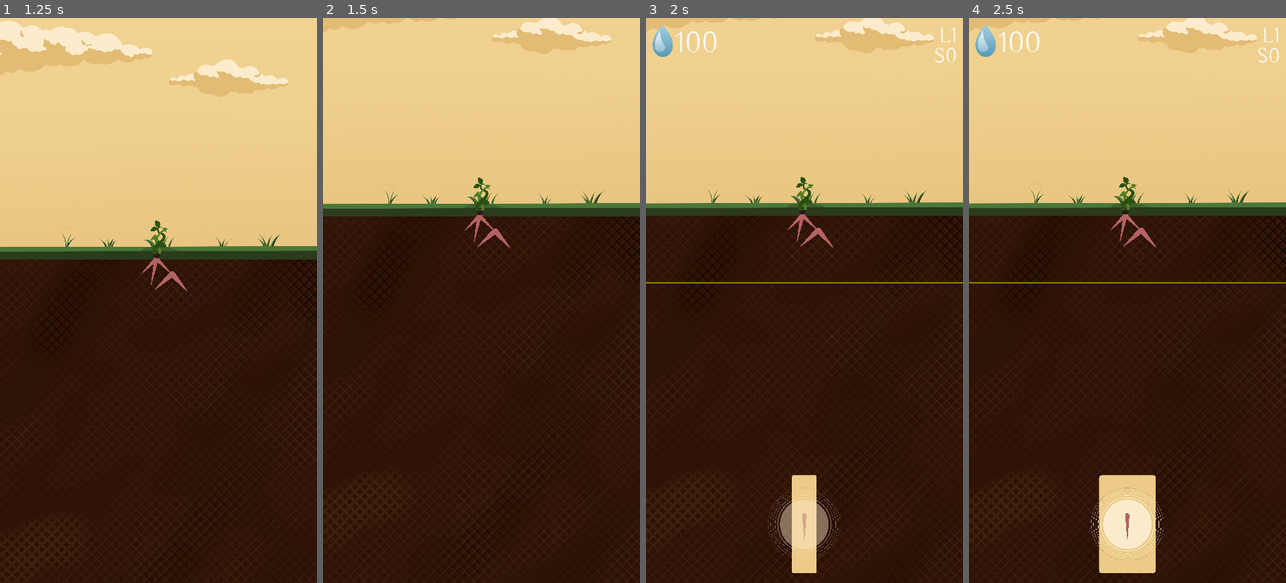
Above: before the commit, frames 1-4 (left to right).
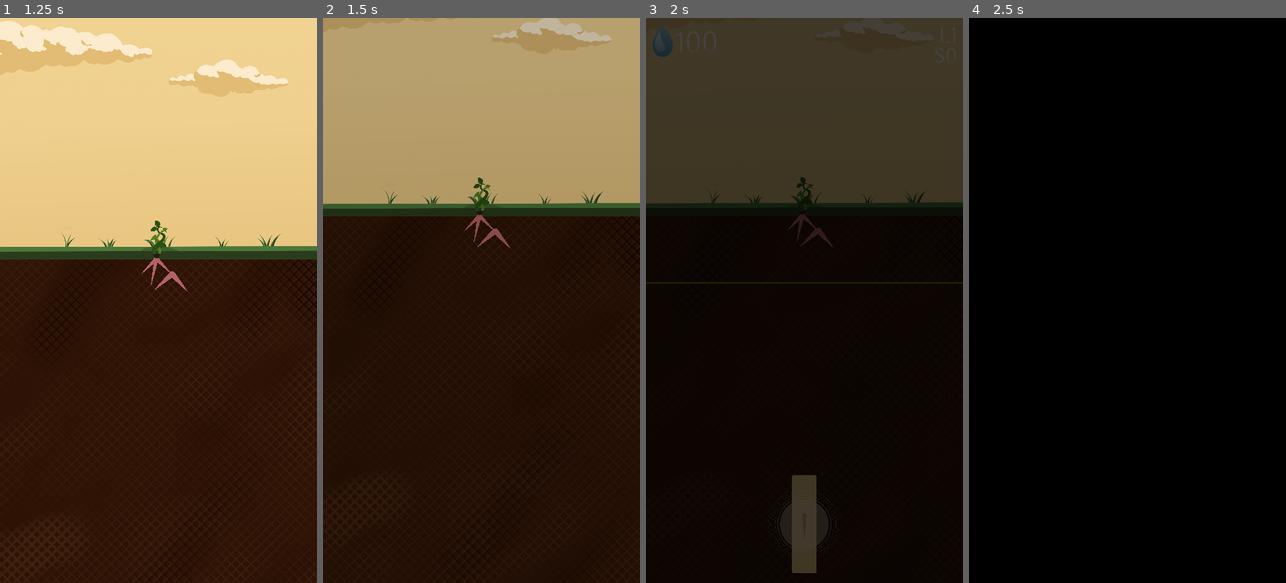
Above: after the commit, the same moments.

Repository: Disablak/ggj23
Game: Godot game, scene res://Main.tscn
Two runs of this game, one before a commit and one after it. Both use one fixed random seed, a clock stepped at 60 frames per second and the inputs below.
Inputs (mouse positions are in pixels of both pictures, inside the frame that each line leads up to):
- Up to frame 1 (1.25 s): click (155, 379) at 0.5 s
- Up to frame 2 (1.5 s): tap Enter (ui_accept) at 1.25 s; drag from (478, 266) to (513, 176) at 1.27 s
- Up to frame 3 (2 s): no input
- Up to frame 4 (2.5 s): drag from (1124, 221) to (1111, 413) at 2.02 s

Frame 1 is identical in both runs. In frame 2, 34% of the frame differs, in the area x 0-100%, y 0-41%; in frame 3, 99%; in frame 4, 100%, in the area x 0-100%, y 0-100%.

Commit message:
end panel

Diff:
--- a/Main.gd
+++ b/Main.gd
@@ -56,12 +56,13 @@
 		await gui.change_score_tween.finished
 
 	await gui.fade_show(true).finished
-	await get_tree().create_timer(0.3).timeout
 
 	if is_win:
 		next_level()
 	else:
 		restart_level()
+
+	await get_tree().create_timer(0.8).timeout
 
 	gui.fade_show(false)
 	Global.enable_input(true)
@@ -71,7 +72,7 @@
 	Global.on_changed_level.emit(level_id)
 
 	if level_id >= levels.size():
-		print("All levels completed")
+		gui.show_end_panel()
 		return
 
 	restart_level()
--- a/scenes/GUI.tscn
+++ b/scenes/GUI.tscn
@@ -18,6 +18,11 @@
 [sub_resource type="LabelSettings" id="LabelSettings_7myy6"]
 font = ExtResource("4_2n41u")
 font_size = 70
+
+[sub_resource type="LabelSettings" id="LabelSettings_kpmp4"]
+font = ExtResource("4_2n41u")
+font_size = 150
+font_color = Color(0, 0, 0, 1)
 
 [node name="GUI" type="Control"]
 layout_mode = 3
@@ -160,3 +165,26 @@
 text = "S0"
 label_settings = SubResource("LabelSettings_7myy6")
 horizontal_alignment = 2
+
+[node name="EndPanel" type="ColorRect" parent="."]
+visible = false
+self_modulate = Color(1, 1, 1, 0)
+layout_mode = 1
+anchors_preset = 15
+anchor_right = 1.0
+anchor_bottom = 1.0
+grow_horizontal = 2
+grow_vertical = 2
+
+[node name="Label" type="Label" parent="EndPanel"]
+self_modulate = Color(1, 1, 1, 0)
+layout_mode = 1
+anchors_preset = 15
+anchor_right = 1.0
+anchor_bottom = 1.0
+grow_horizontal = 2
+grow_vertical = 2
+text = "T Y 4 G A M E"
+label_settings = SubResource("LabelSettings_kpmp4")
+horizontal_alignment = 1
+vertical_alignment = 1
--- a/scripts/GUI.gd
+++ b/scripts/GUI.gd
@@ -10,6 +10,8 @@
 @onready var label_lvl: Label = $LabelLvl
 @onready var box_container: HBoxContainer = $HBoxContainer
 @onready var fade: ColorRect = $Fade
+@onready var end_panel: Control = $EndPanel
+@onready var end_panel_label: Control = $EndPanel/Label
 
 var change_score_tween : Tween
 
@@ -125,3 +127,11 @@
 		var pos = child.global_position + child.size / 2
 		Global.card_points.append(pos)
 		child.visible = false
+
+
+func show_end_panel():
+	end_panel.visible = true
+
+	var tween = create_tween()
+	tween.tween_property(end_panel, "self_modulate:a", 1.0, 1)
+	tween.tween_property(end_panel_label, "self_modulate:a", 1.0, 1)
--- a/scripts/Globals.gd
+++ b/scripts/Globals.gd
@@ -1,7 +1,7 @@
 class_name Globals
 extends Node
 
-const DEBUG := false
+const DEBUG := true
 
 const STICK_SIZE := 80
 const MAX_STICK_SIZE := 80
--- a/scripts/RootsController.gd
+++ b/scripts/RootsController.gd
@@ -34,12 +34,12 @@
 
 var cur_water: int = 100:
 	set(value):
-		if Global.DEBUG:
-			return
-
 		var prev_value := cur_water
 		cur_water = clampi(value, 0, Global.MAX_WATER)
 		Global.on_updated_water.emit(prev_value, cur_water)
+
+		if Global.DEBUG:
+			return
 
 		if cur_water == 0:
 			Global.on_game_over.emit(false)
@@ -96,6 +96,11 @@
 	for child in level.get_children():
 		if child is Obstacle:
 			obstacles.append(child)
+
+
+func _input(event: InputEvent) -> void:
+	if event.is_action_pressed("ui_accept") and Global.DEBUG:
+		Global.on_game_over.emit(true)
 
 
 func _process(delta: float) -> void:
Not shown: 1 places in scenes/GUI.tscn that only renumber resources
